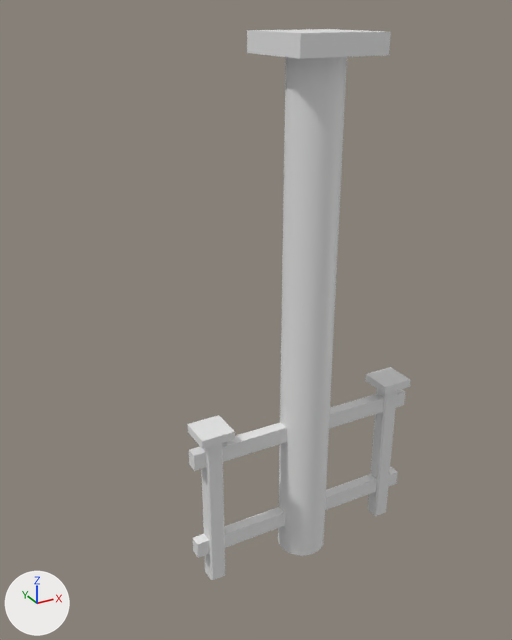
Two versions of the Blender file week-2/Day3/Select, transform, add, delete/day3-dailychallenge.blend, one commit apart.
The view is the same before and after, from a camera (50 mm lens) standing at (-5.34, -8.21, 6.41) and looking at (-1.85, -1.88, 3.24). The lights are fixed; the arrows at lower left show +X, +Y and +Z. The same objects are shown in both versions, whatever each file hides.

The scene before the commit, as lines of its bpy script (objects in view):
```python
me_cube = bpy.data.meshes.new('Cube')
me_cube.from_pydata(...)  # a box spanning x -1.0..1.0, y -1.0..1.0, z -1.0..1.0
me_cube_001 = bpy.data.meshes.new('Cube.001')
me_cube_001.from_pydata(...)  # 32 vertices, 26 faces; spans x -2.0..2.0, y -2.0..2.0, z 0.0..2.1
me_cube_002 = bpy.data.meshes.new('Cube.002')
me_cube_002.from_pydata(...)  # 32 vertices, 26 faces; spans x -2.0..2.0, y -2.0..2.0, z 0.0..2.1
me_cube_003 = bpy.data.meshes.new('Cube.003')
me_cube_003.from_pydata(...)  # a box spanning x -1.0..1.0, y -1.0..1.0, z -1.0..1.0
me_cylinder_001 = bpy.data.meshes.new('Cylinder.001')
me_cylinder_001.from_pydata(...)  # a 32-sided cylinder along z spanning x -1.0..1.0, y -1.0..1.0, z 0.0..2.0; a box spanning x -1.67..1.67, y -1.67..1.67, z 2.0..2.07
me_cylinder_001.polygons.foreach_set('use_smooth', [True] * 40)
ob_bot_horizontal_pole = bpy.data.objects.new('Bot Horizontal Pole', me_cube_003)
ob_bot_horizontal_pole.location = (-1.25, -2.0, 0.5)
ob_bot_horizontal_pole.scale = (1.5, 0.07, 0.1)
ob_centre_pole = bpy.data.objects.new('Centre Pole', me_cylinder_001)
ob_centre_pole.location = (-1.25, -2.0, 0.0)
ob_centre_pole.scale = (0.3, 0.3, 3.0)
ob_left_pole = bpy.data.objects.new('Left Pole', me_cube_002)
ob_left_pole.location = (-2.5, -2.0, 0.0)
ob_left_pole.scale = (0.1, 0.1, 1.0)
ob_right_pole = bpy.data.objects.new('Right Pole', me_cube_001)
ob_right_pole.location = (0.0, -2.0, 0.0)
ob_right_pole.scale = (0.1, 0.1, 1.0)
ob_top_horizontal_pole = bpy.data.objects.new('Top Horizontal Pole', me_cube)
ob_top_horizontal_pole.location = (-1.25, -2.0, 1.75)
ob_top_horizontal_pole.scale = (1.5, 0.07, 0.1)
```
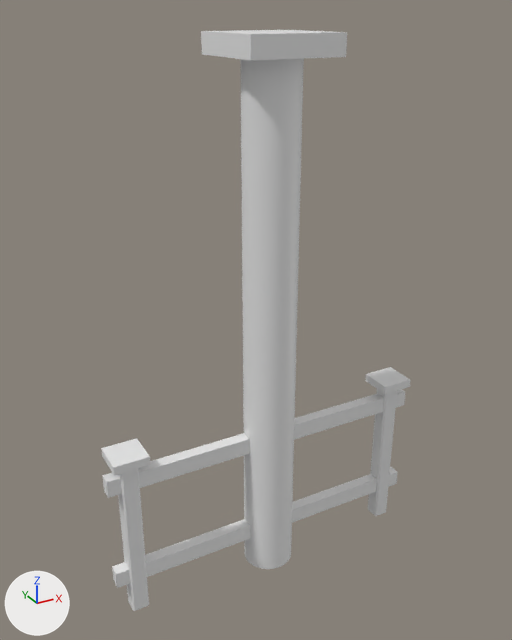
What differs and where, as boxes [x1, y1, x2, y2] in the pictures (512 x 640 px):
'Centre Pole', moved: before [247, 29, 391, 556]; after [201, 30, 347, 569]
'Left Pole', moved: before [187, 415, 235, 580]; after [101, 438, 151, 611]
'Top Horizontal Pole', moved, rescaled (40% wider, 33% taller): before [189, 389, 405, 471]; after [103, 389, 405, 498]
'Bot Horizontal Pole', moved, rescaled (39% wider, 33% taller): before [193, 467, 398, 558]; after [112, 467, 398, 588]

The change, as a list of edits to the scene's bpy script:
```text
Change ob_centre_pole:
    ob_centre_pole.location: (-1.25, -2.0, 0.0) -> (-1.75, -2.0, 0.0)
Change ob_bot_horizontal_pole:
    ob_bot_horizontal_pole.location: (-1.25, -2.0, 0.5) -> (-1.75, -2.0, 0.5)
    ob_bot_horizontal_pole.scale: (1.5, 0.07, 0.1) -> (2.0, 0.07, 0.1)
Change ob_left_pole:
    ob_left_pole.location: (-2.5, -2.0, 0.0) -> (-3.5, -2.0, 0.0)
Change ob_top_horizontal_pole:
    ob_top_horizontal_pole.location: (-1.25, -2.0, 1.75) -> (-1.75, -2.0, 1.75)
    ob_top_horizontal_pole.scale: (1.5, 0.07, 0.1) -> (2.0, 0.07, 0.1)
```
